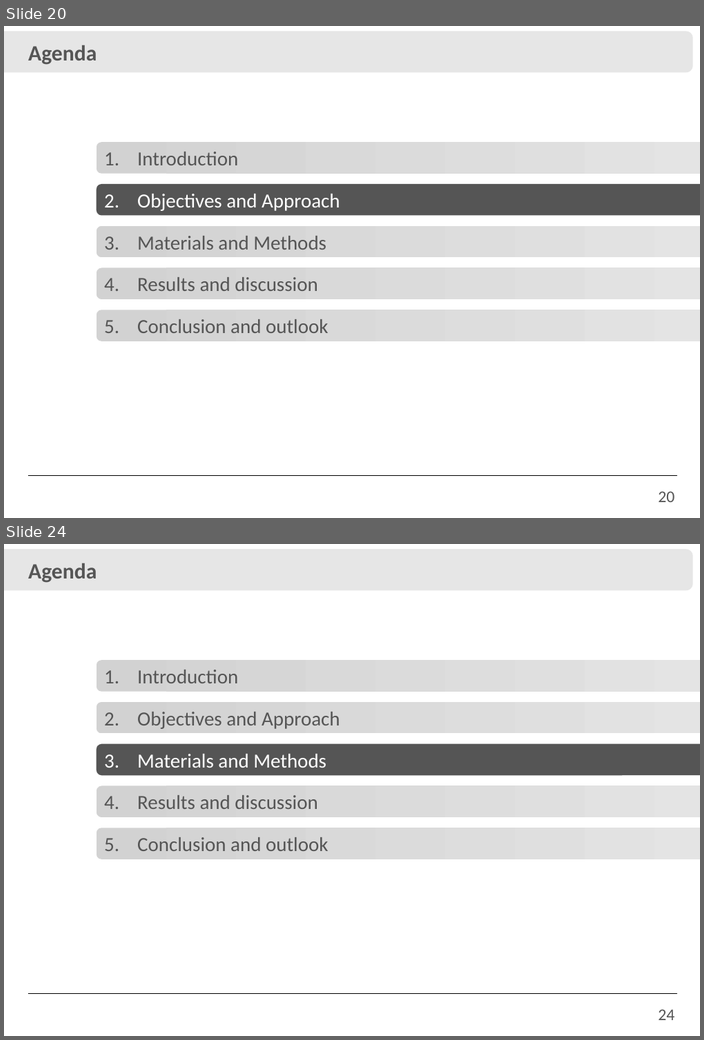
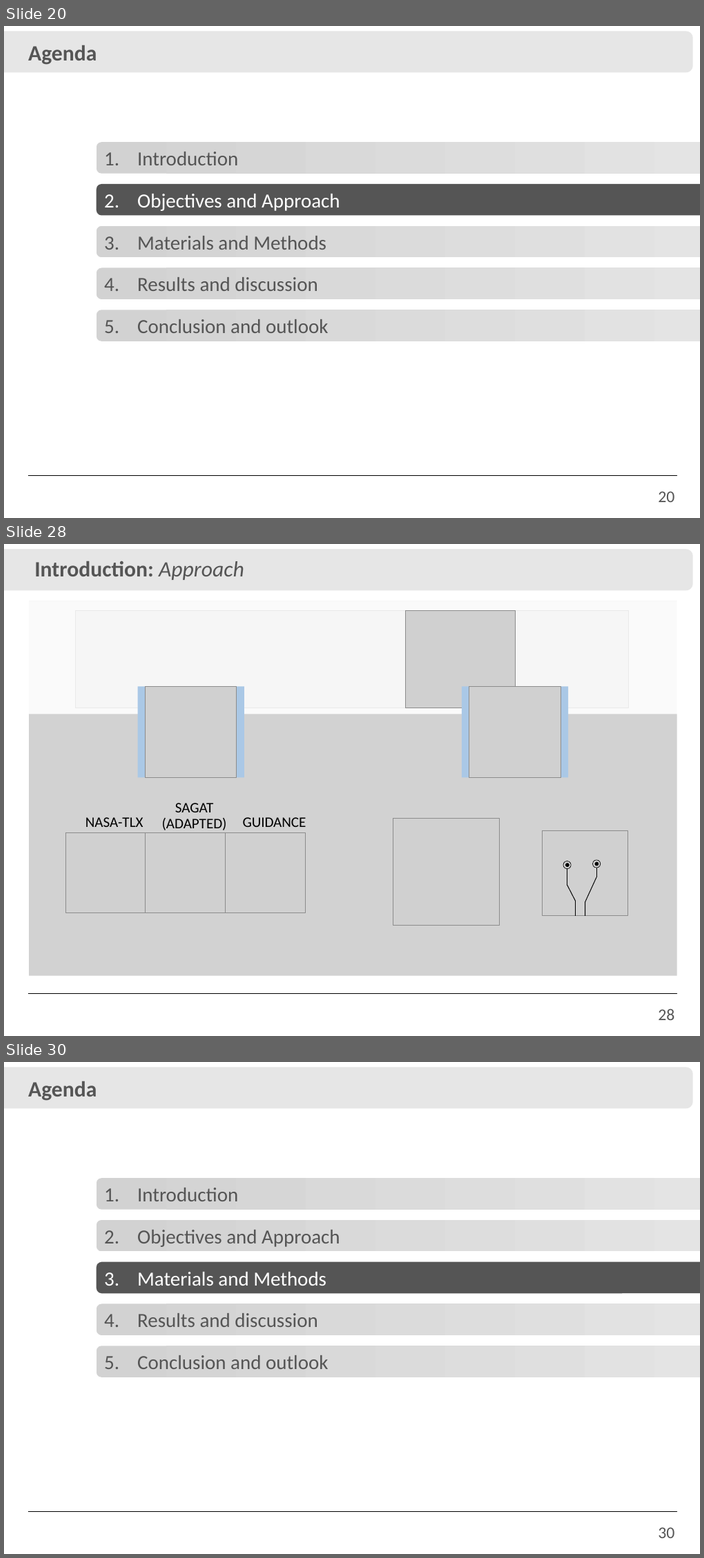
Before and after one commit to IvanRehder/Dissertacao, a slide deck: Apresentação/Apresentação.pptx. Shown one above the other, each under a label of ours: slides 20 and 24 before the commit, slides 20, 28 and 30 after it; the slides between them are not shown. The pictures are 704x1040 and 704x1558 pixels, drawn with LibreOffice and Linux fonts; fonts in the diff are those of the drawing; grey boxes stand for pictures; background and template pictures are left out. Boxes give left, top, right and bottom in pixels: in the first picture for what was removed or moved away, otherwise in the second. Text is boxed around its words. In the diff, an @@ line names an element or a change of style, - is before the commit and + after.

```diff
--- a/Apresentação/Apresentação.pptx
+++ b/Apresentação/Apresentação.pptx
@@ slide 28 added at [4,544,700,1036], background #FFFFFF; not listed: 3 template elements that a slide beside it also shows @@
@@ text added at [34,561,244,580], 24 pt, text #555555, bold @@
+Introduction: Approach
@@ group added at [29,601,677,718]: 2 rectangles, 2 pictures @@
@@ rectangle added at [138,686,244,777], fill #AAC8E6 @@
@@ picture added at [145,686,236,777] @@
@@ rectangle added at [461,686,568,777], fill #AAC8E6 @@
@@ picture added at [469,686,560,777] @@
@@ rectangle added at [29,714,677,975], fill #D2D2D2 @@
@@ group added at [65,803,306,912]: 3 pictures, 3 texts @@
+NASA-TLX
+SAGAT
+(ADAPTED)
+GUIDANCE
@@ picture added at [392,818,499,926] @@
@@ group added at [542,830,627,916]: 6 lines, 4 ellipses, 1 picture @@
@@ what was slide 24 is now slide 30 @@
@@ page number at [657,1527,674,1538]: text changed @@
-24
+30
```
Also in this commit, not shown: 16 slides changed, 7 other slides added, 3 slides removed, 47 other files.
